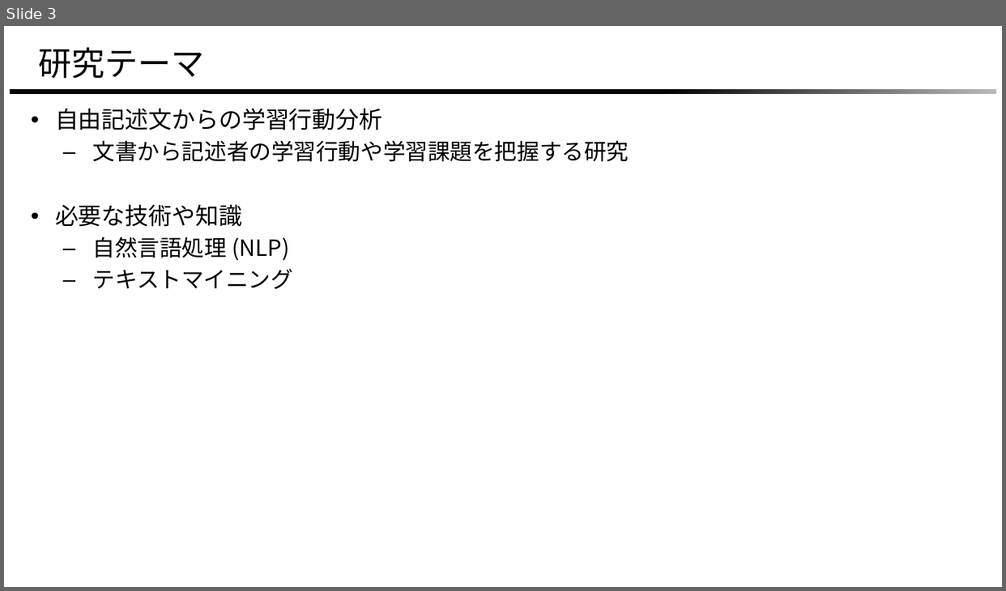
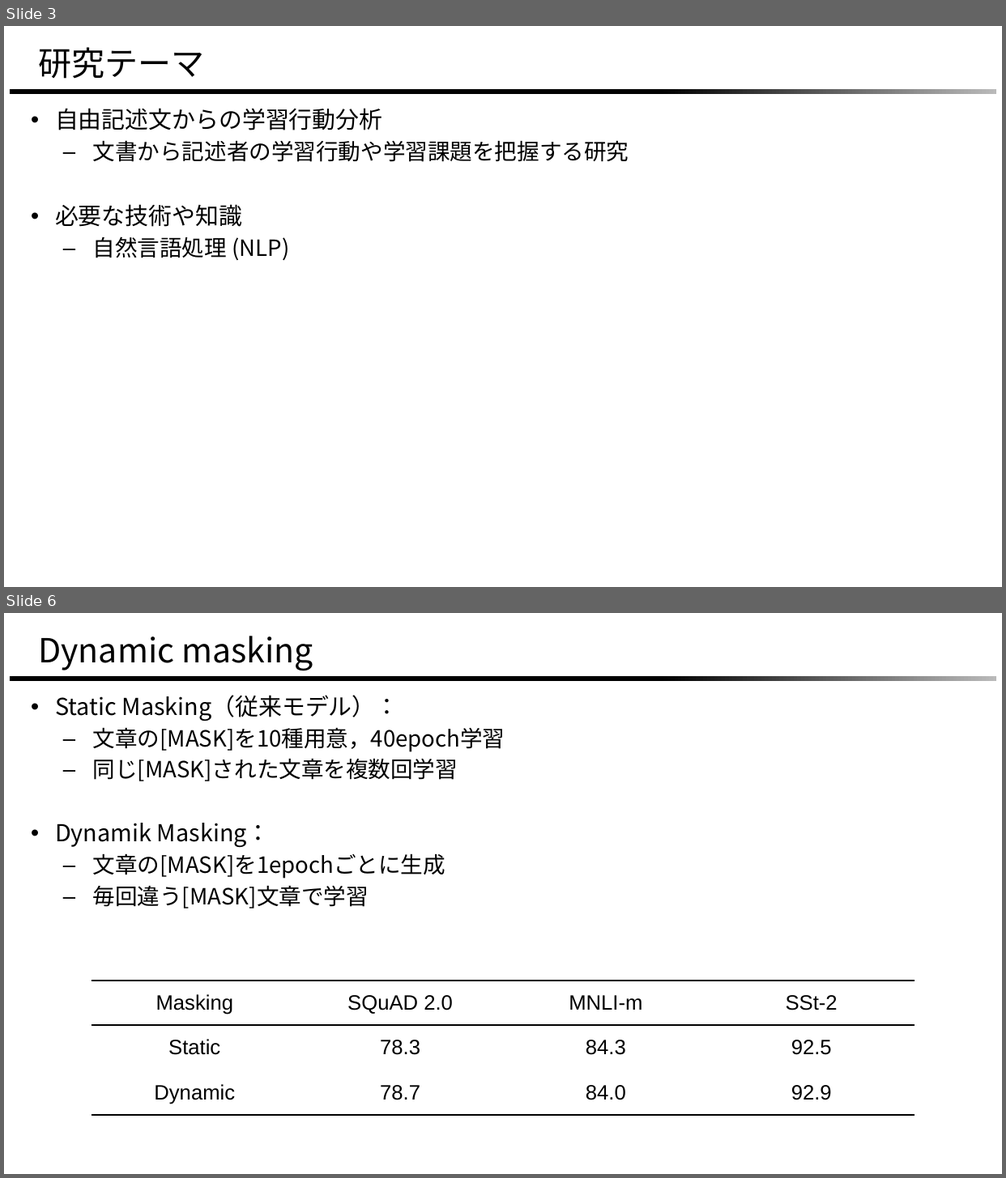
Before and after one commit to masa1357/research, a slide deck: 2023/meeting/0429meeting/0429meeting.pptx. Shown one above the other, each under a label of ours: slide 3 before the commit, slides 3 and 6 after it; the slides between them are not shown. The pictures are 1006x591 and 1006x1178 pixels, drawn with LibreOffice and Linux fonts; fonts in the diff are those of the drawing; background and template pictures are left out. Boxes give left, top, right and bottom in pixels: in the first picture for what was removed or moved away, otherwise in the second. Text is boxed around its words. In the diff, an @@ line names an element or a change of style, - is before the commit and + after.

```diff
--- a/2023/meeting/0429meeting/0429meeting.pptx
+++ b/2023/meeting/0429meeting/0429meeting.pptx
@@ slide 6 added at (x1=4, y1=613, x2=1002, y2=1174), background #FFFFFF; not listed: 1 template element that a slide beside it also shows @@
@@ title added at (x1=38, y1=636, x2=313, y2=671), 64 pt, text #000000 @@
+Dynamic masking
@@ text added at (x1=55, y1=695, x2=505, y2=909), 43 pt, text #000000 @@
+• Static Masking（従来モデル）：
+  – 文章の[MASK]を10種用意，40epoch学習
+  – 同じ[MASK]された文章を複数回学習
+• Dynamik Masking：
+  – 文章の[MASK]を1epochごとに生成
+  – 毎回違う[MASK]文章で学習
@@ table added at (x1=92, y1=981, x2=914, y2=1115), 3 rows, 4 columns @@
+Masking | SQuAD 2.0 | MNLI-m | SSt-2
+Static | 78.3 | 84.3 | 92.5
+Dynamic | 78.7 | 84.0 | 92.9
@@ slide 3 changed as well @@
@@ text at (x1=93, y1=269, x2=293, y2=289): paragraph removed @@
-  – テキストマイニング
```
Also in this commit, not shown: 3 other slides changed, 6 other slides added, 3 slides removed, 5 other files.
